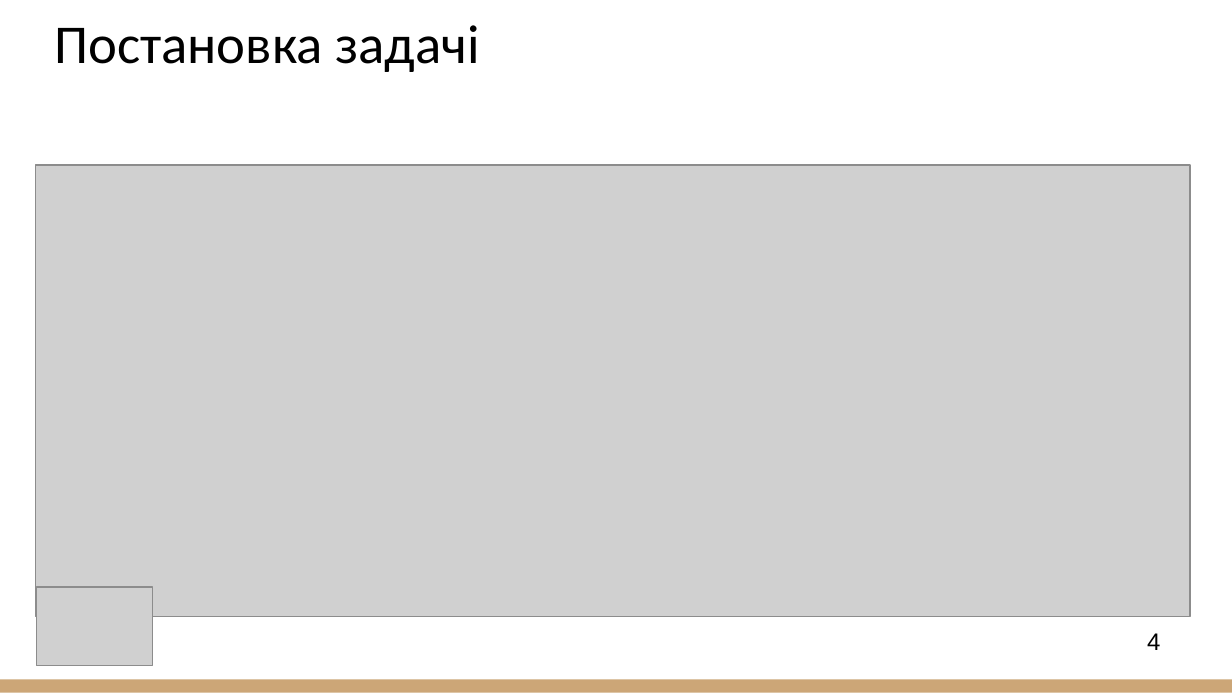
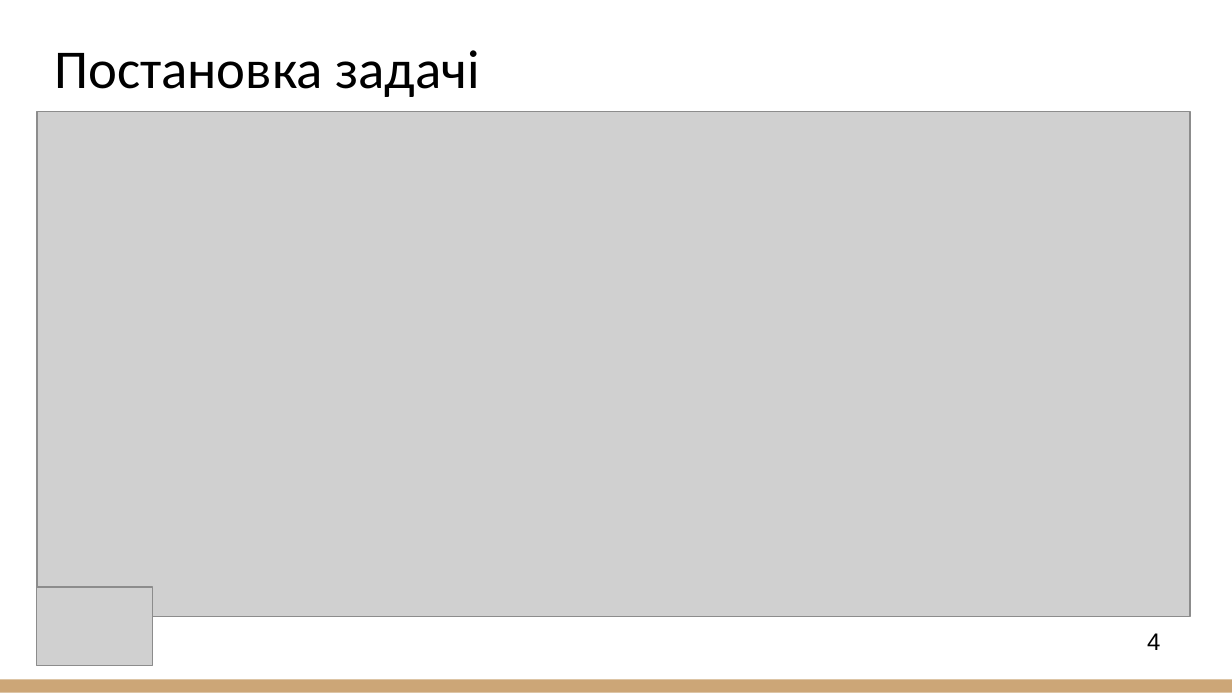
Before and after one commit to kokjela/2025_IPZm-23-3_Biliaieva_A_S, a slide deck: slide 4 of 2025_М_ПІ_ІПЗ-23-3_Біляєва_А_С.ppt. Drawn at 1232x693 pixels with LibreOffice and Linux fonts; fonts in the diff are those of the drawing; grey boxes stand for pictures. Boxes give left, top, right and bottom in pixels: in the first picture for what was removed or moved away, otherwise in the second. Text is boxed around its words. In the diff, an @@ line names an element or a change of style, - is before the commit and + after.

```diff
--- a/2025_М_ПІ_ІПЗ-23-3_Біляєва_А_С.ppt
+++ b/2025_М_ПІ_ІПЗ-23-3_Біляєва_А_С.ppt
@@ title "Постановка задачі": place and size @@
-title "Постановка задачі" at bbox=[54, 25, 479, 72]
+title "Постановка задачі" at bbox=[54, 50, 479, 97]
@@ picture: place and size @@
-picture at bbox=[36, 165, 1190, 617]
+picture at bbox=[37, 112, 1190, 617]
```
Also in this commit, not shown: 4 other slides changed, 10 slides added, 7 slides removed.
